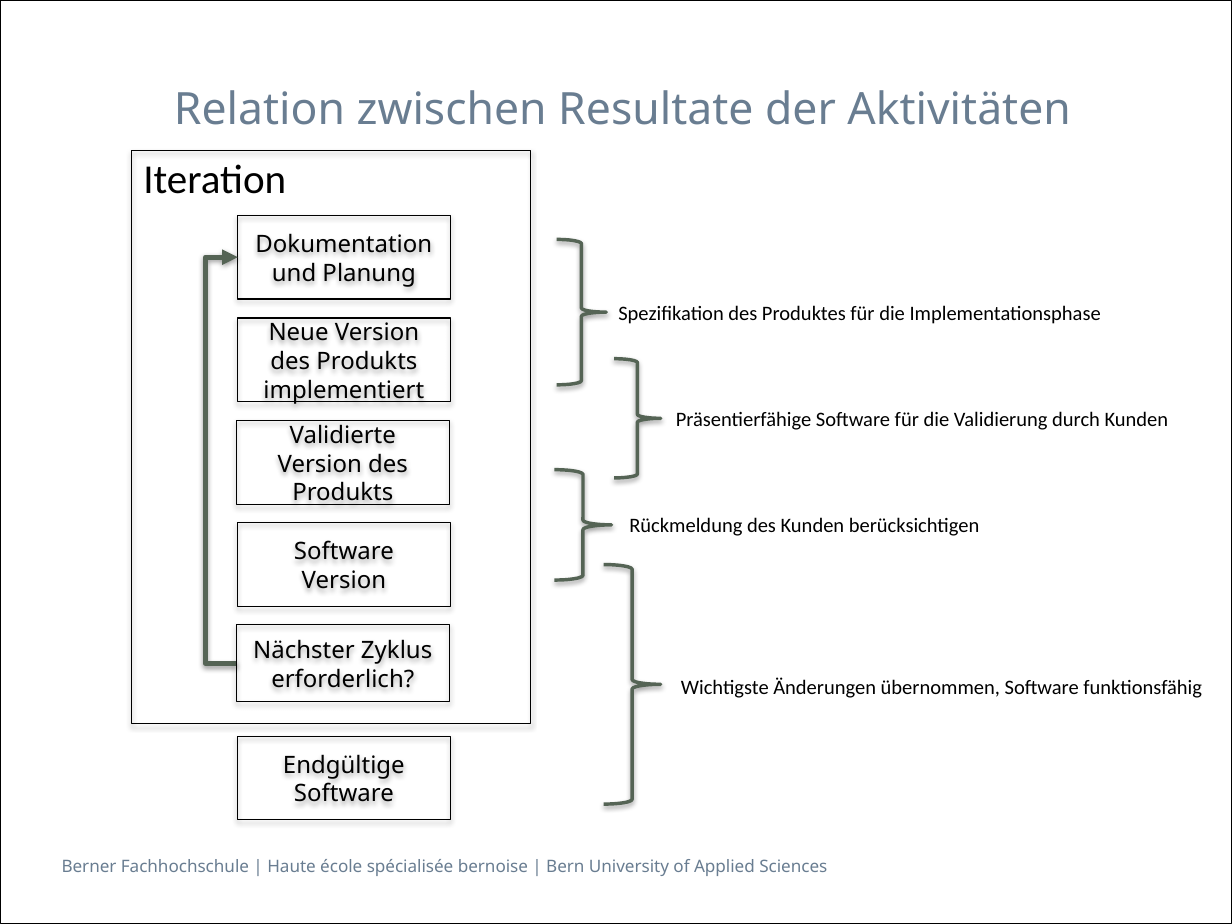
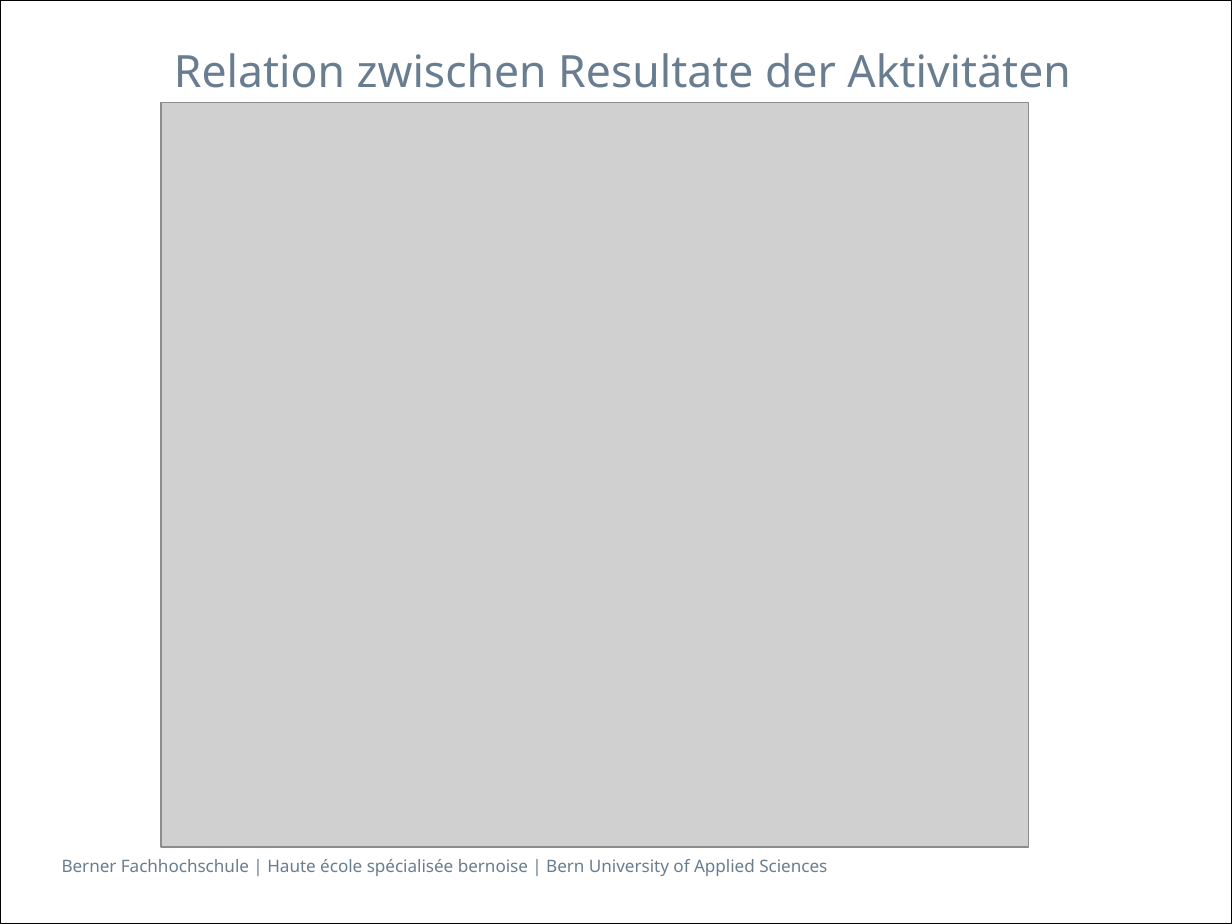
Before and after one commit to isels1/ch.bfh.btx8081.w2015.blue, a slide deck: slide 6 of doc/task02/Task2.pptx. Drawn at 1232x924 pixels with LibreOffice and Linux fonts; fonts in the diff are those of the drawing; grey boxes stand for pictures. Boxes give left, top, right and bottom in pixels: in the first picture for what was removed or moved away, otherwise in the second. Text is boxed around its words. In the diff, an @@ line names an element or a change of style, - is before the commit and + after.

```diff
--- a/doc/task02/Task2.pptx
+++ b/doc/task02/Task2.pptx
@@ title "Relation zwischen Resultate der Aktivitäten": place and size @@
-title "Relation zwischen Resultate der Aktivitäten" at box(174, 90, 1070, 125)
+title "Relation zwischen Resultate der Aktivitäten" at box(174, 53, 1070, 88)
@@ picture added at box(161, 102, 1029, 846) @@
@@ rectangle removed at box(132, 150, 531, 723) @@
@@ text removed at box(143, 164, 286, 194) @@
-Iteration
@@ rectangle removed at box(238, 216, 451, 299) @@
-Dokumentation und Planung
@@ right brace removed at box(557, 239, 606, 384) @@
@@ elbow arrow removed from (237, 663) to (238, 257) @@
@@ rectangle removed at box(238, 318, 451, 402) @@
-Neue Version des Produkts implementiert
@@ text removed at box(618, 305, 1101, 324) @@
-Spezifikation des Produktes für die Implementationsphase
@@ right brace removed at box(614, 359, 660, 478) @@
@@ text removed at box(676, 411, 1169, 430) @@
-Präsentierfähige Software für die Validierung durch Kunden
@@ rectangle removed at box(237, 421, 450, 505) @@
-Validierte Version des Produkts
@@ right brace removed at box(554, 469, 611, 580) @@
@@ rectangle removed at box(238, 522, 451, 606) @@
-Software Version
@@ text removed at box(629, 517, 979, 536) @@
-Rückmeldung des Kunden berücksichtigen
@@ right brace removed at box(604, 564, 660, 804) @@
@@ rectangle removed at box(237, 625, 450, 701) @@
-Nächster Zyklus erforderlich?
@@ text removed at box(681, 677, 1202, 698) @@
-Wichtigste Änderungen übernommen, Software funktionsfähig
@@ rectangle removed at box(238, 737, 451, 821) @@
-Endgültige Software
```
Also in this commit, not shown: 3 other slides changed.
